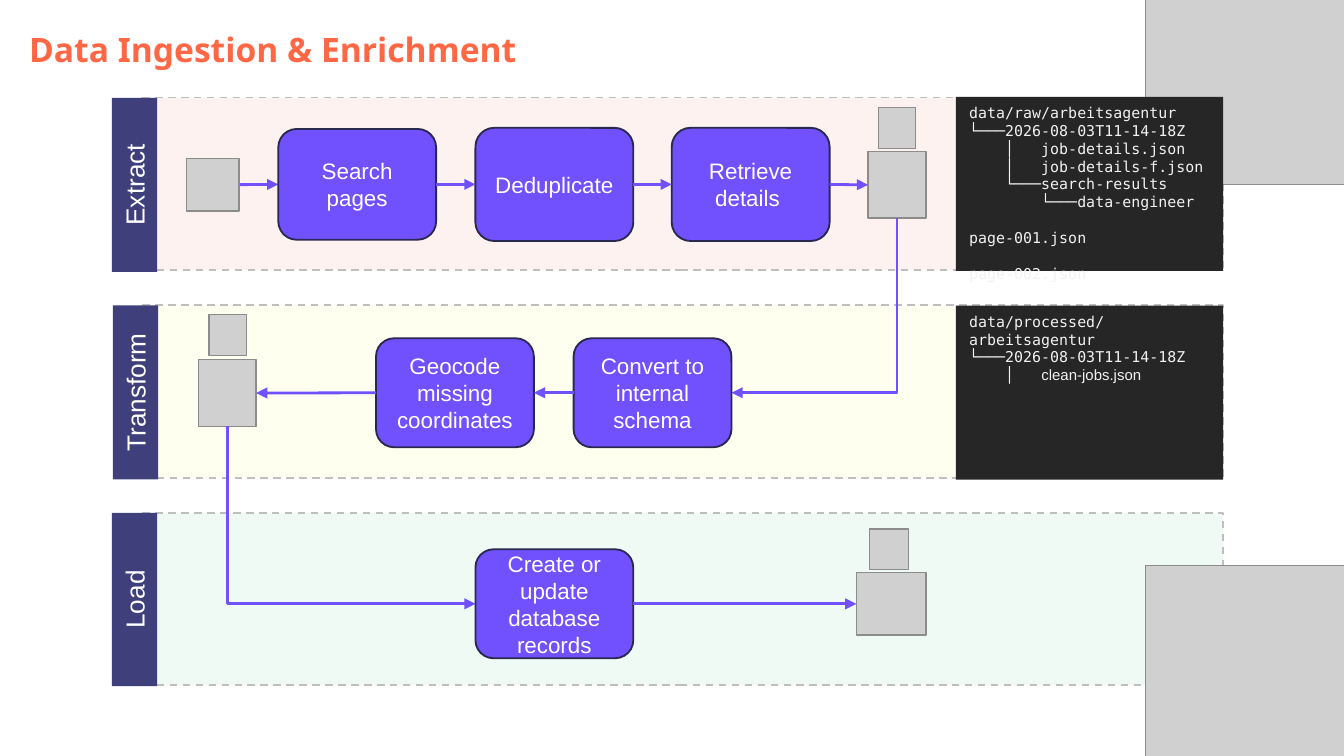
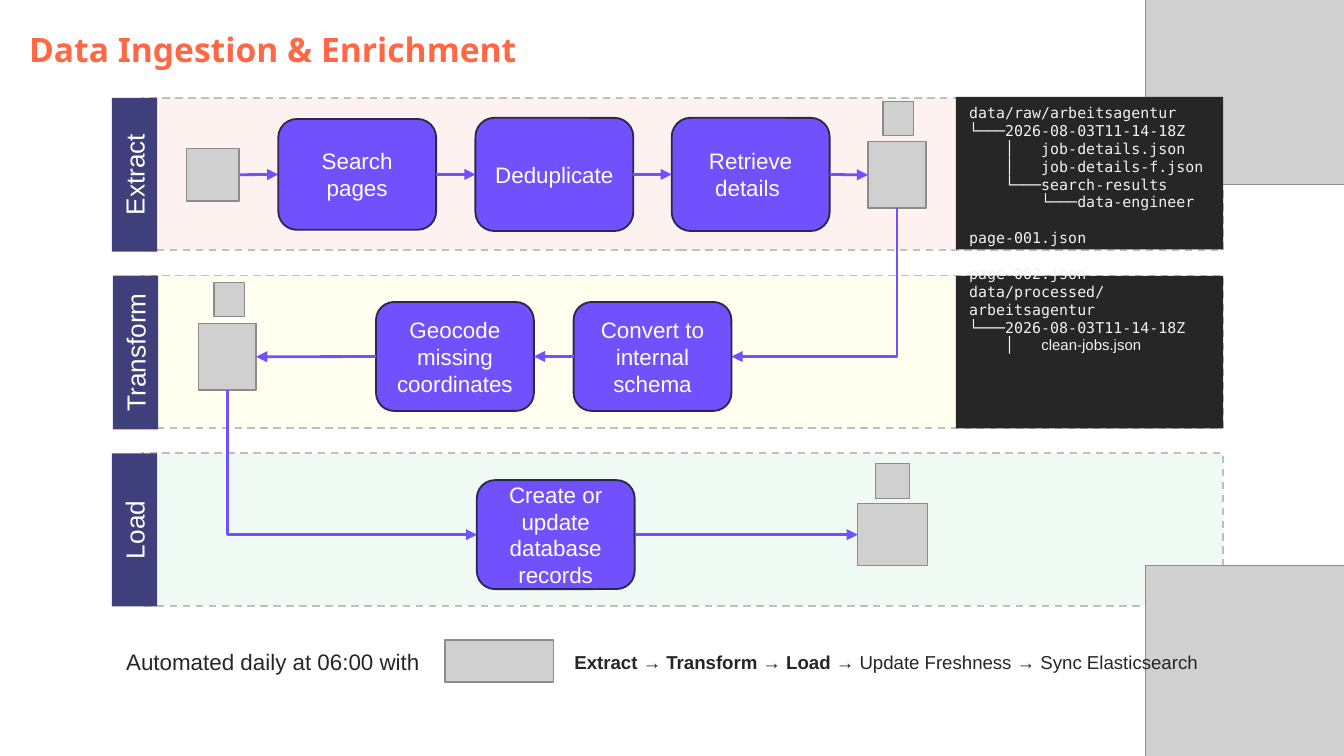
Before and after one commit to DataScientest-Studio/jun26bde-job-market, a slide deck: slide 5 of docs/defence/Defence.pptx. Drawn at 1344x756 pixels with LibreOffice and Linux fonts; fonts in the diff are those of the drawing; grey boxes stand for pictures; background and template pictures are left out. Boxes give left, top, right and bottom in pixels: in the first picture for what was removed or moved away, otherwise in the second. Text is boxed around its words. In the diff, an @@ line names an element or a change of style, - is before the commit and + after.

Commit message:
Add images for slides for freshness, classification and ES

```diff
--- a/docs/defence/Defence.pptx
+++ b/docs/defence/Defence.pptx
@@ rectangle "Extract": place and size @@
-rectangle "Extract" at box(111, 99, 157, 272)
+rectangle "Extract" at box(112, 98, 157, 251)
@@ rectangle: place and size @@
-rectangle at box(142, 98, 1223, 270)
+rectangle at box(142, 98, 1223, 251)
@@ picture: place and size @@
-picture at box(879, 108, 917, 149)
+picture at box(883, 102, 914, 136)
@@ rectangle "data/raw/arbeitsagentur": place and size @@
-rectangle "data/raw/arbeitsagentur" at box(956, 97, 1223, 270)
+rectangle "data/raw/arbeitsagentur" at box(956, 97, 1223, 250)
@@ 4 arrows, 3 rounded rectangles, 2 pictures: place and size @@
-4 arrows, 3 rounded rectangles, 2 pictures at box(187, 128, 926, 241)
+4 arrows, 3 rounded rectangles, 2 pictures at box(187, 118, 926, 231)
@@ elbow arrow moved from (896, 218) - (731, 392) to (896, 208) - (731, 356) @@
@@ rectangle "Transform": place and size @@
-rectangle "Transform" at box(112, 306, 158, 479)
+rectangle "Transform" at box(113, 276, 159, 429)
@@ rectangle: place and size @@
-rectangle at box(142, 305, 1223, 477)
+rectangle at box(142, 276, 1223, 429)
@@ picture: place and size @@
-picture at box(210, 314, 247, 356)
+picture at box(214, 282, 245, 316)
@@ rectangle "data/processed/arbeitsagentur": place and size @@
-rectangle "data/processed/arbeitsagentur" at box(956, 305, 1223, 478)
+rectangle "data/processed/arbeitsagentur" at box(956, 276, 1223, 429)
@@ 2 rounded rectangles, 2 arrows, 1 picture: place and size @@
-2 rounded rectangles, 2 arrows, 1 picture at box(199, 339, 731, 448)
+2 rounded rectangles, 2 arrows, 1 picture at box(199, 302, 731, 411)
@@ elbow arrow moved from (227, 426) - (476, 603) to (227, 390) - (477, 535) @@
@@ rectangle "Load": place and size @@
-rectangle "Load" at box(112, 513, 158, 686)
+rectangle "Load" at box(112, 453, 157, 606)
@@ rectangle: place and size @@
-rectangle at box(142, 513, 1223, 685)
+rectangle at box(142, 453, 1223, 606)
@@ picture: place and size @@
-picture at box(870, 530, 909, 570)
+picture at box(875, 464, 909, 499)
@@ 1 picture, 1 rounded rectangle, 1 arrow: place and size @@
-1 picture, 1 rounded rectangle, 1 arrow at box(476, 550, 926, 659)
+1 picture, 1 rounded rectangle, 1 arrow at box(477, 480, 927, 589)
@@ text added at box(126, 653, 420, 675), 12 pt, text #262626 @@
+Automated daily at 06:00 with
@@ picture added at box(445, 640, 554, 681) @@
@@ text added at box(574, 654, 1198, 673), 10 pt, text #262626 @@
+Extract → Transform → Load → Update Freshness → Sync Elasticsearch
```
Also in this commit, not shown: 4 other slides changed, 1 slide removed, 9 other files.
